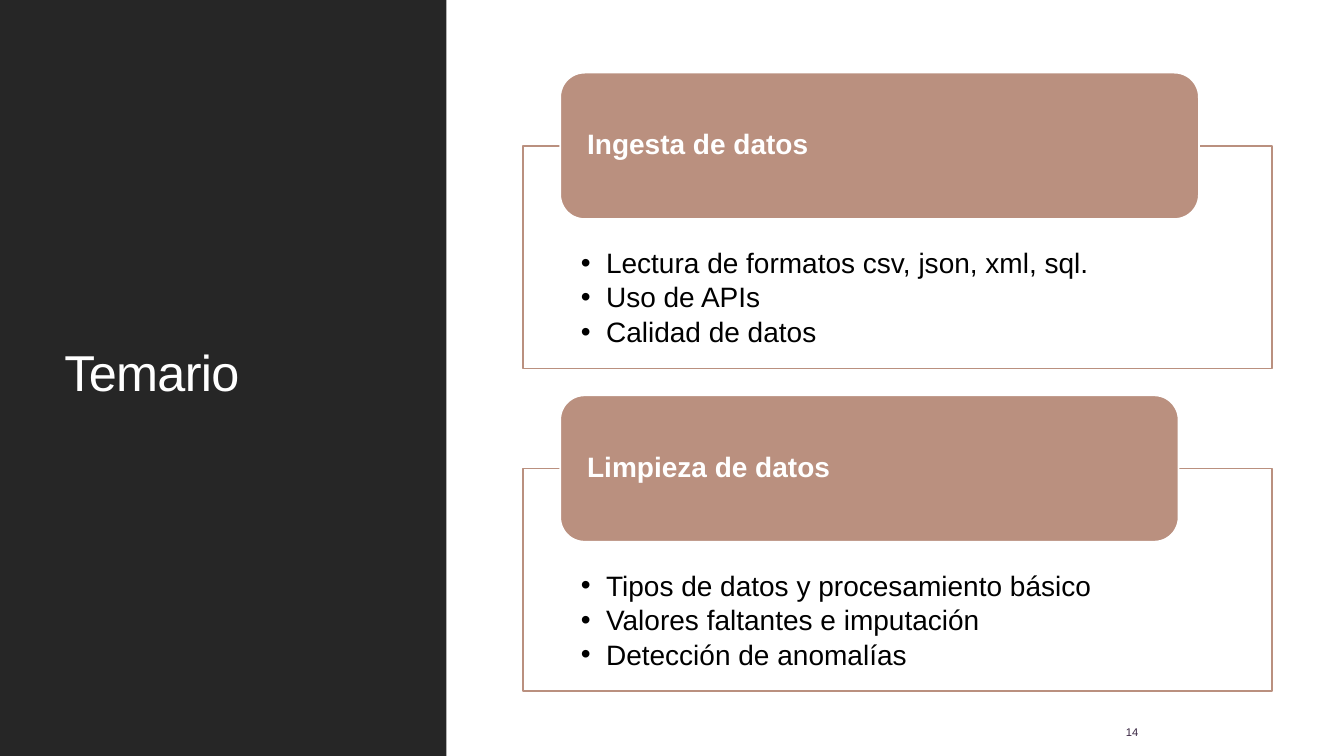
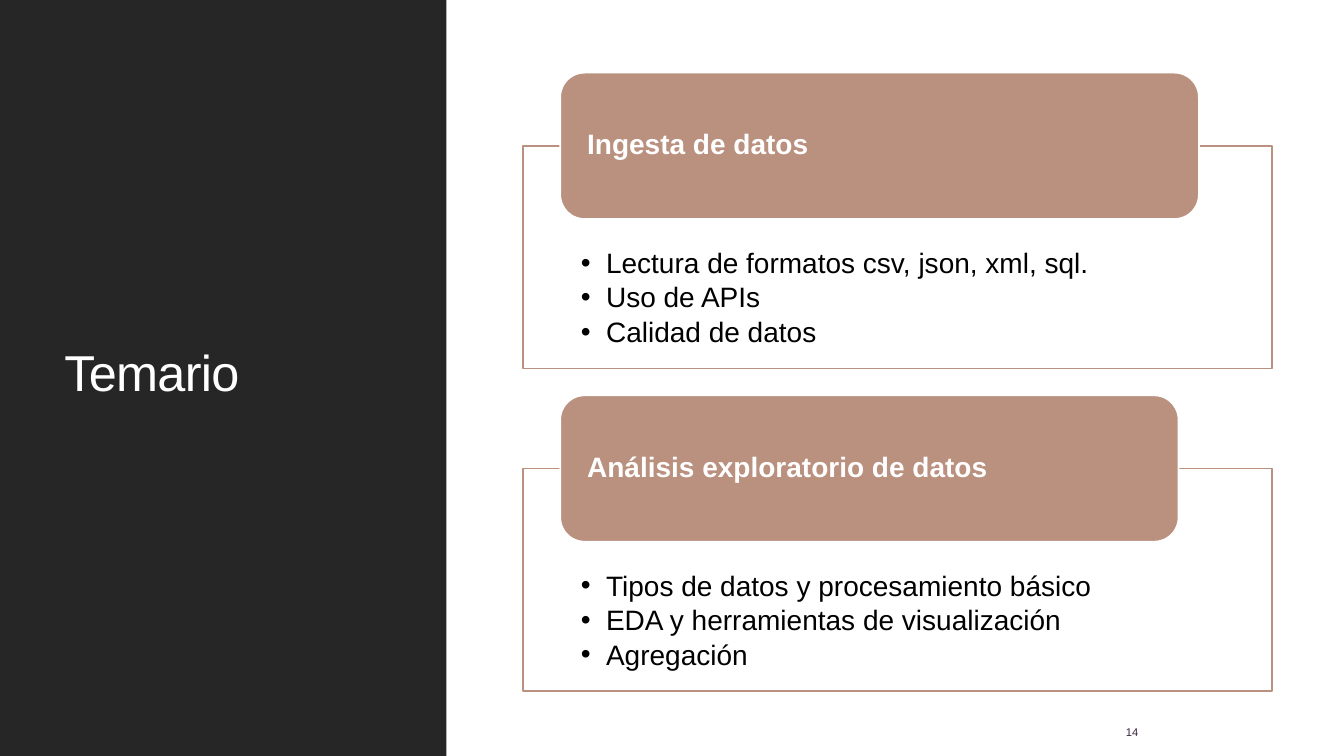
Before and after one commit to mcd-unison/ing-caract, a slide deck: slide 14 of slides/inicial.pptx. Drawn at 1344x756 pixels with LibreOffice and Linux fonts; fonts in the diff are those of the drawing. Boxes give left, top, right and bottom in pixels: in the first picture for what was removed or moved away, otherwise in the second. Text is boxed around its words. In the diff, an @@ line names an element or a change of style, - is before the commit and + after.

```diff
--- a/slides/inicial.pptx
+++ b/slides/inicial.pptx
@@ text at box(587, 456, 987, 482): text changed @@
-Limpieza de datos
+Análisis exploratorio de datos
@@ text at box(606, 609, 1061, 670): text changed @@
-  • Valores faltantes e imputación
-  • Detección de anomalías
+  • EDA y herramientas de visualización
+  • Agregación
```
Also in this commit, not shown: 2 other slides changed, 1 slide added, 1 slide removed, 4 other files.
